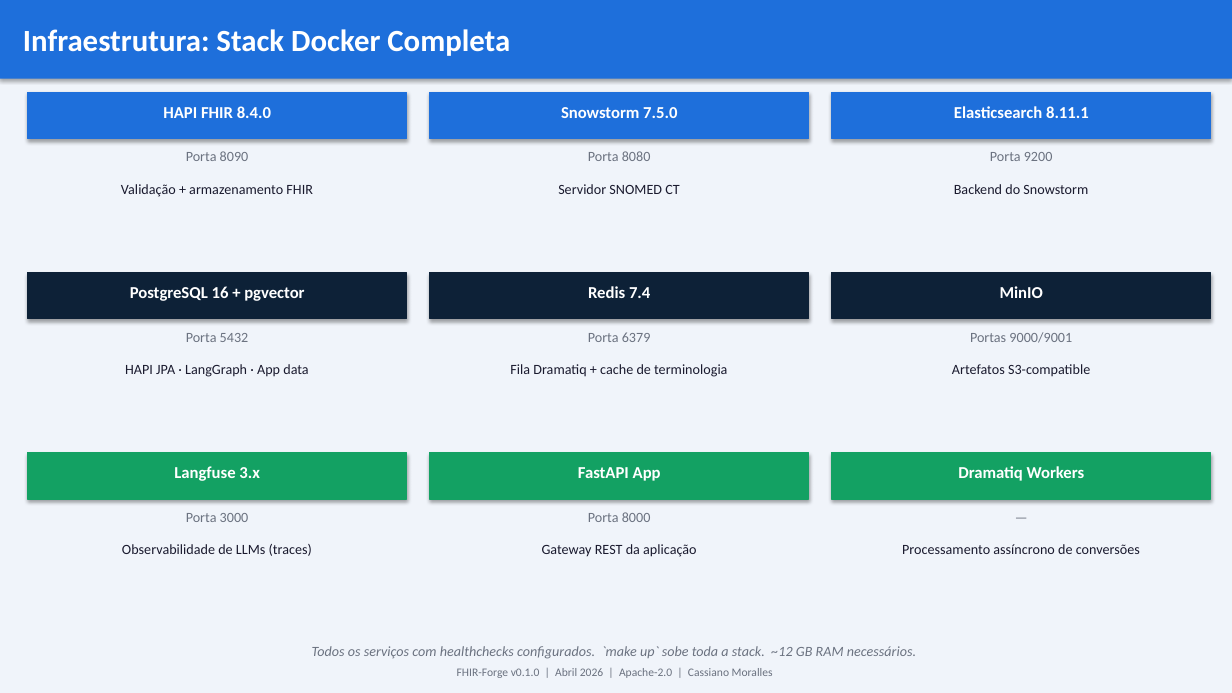
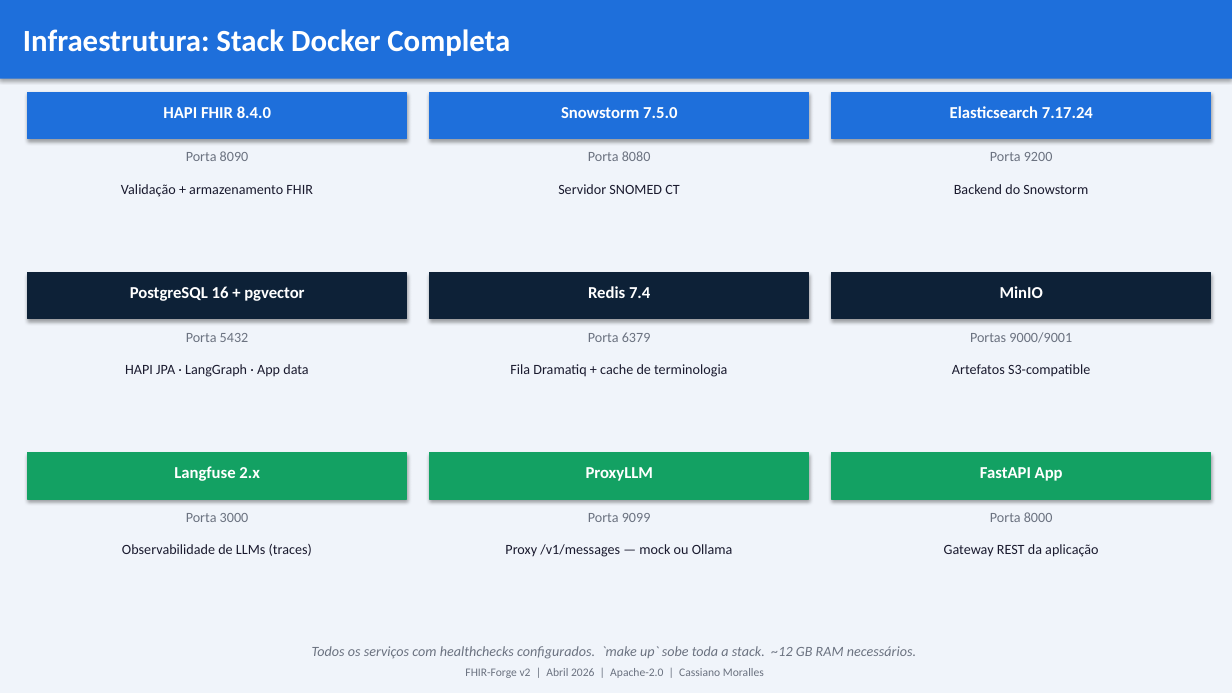
Before and after one commit to cass782019/API2FHIR, a slide deck: slide 9 of docs/fhir-forge-arquitetura.pptx. Drawn at 1232x693 pixels with LibreOffice and Linux fonts; fonts in the diff are those of the drawing. Boxes give left, top, right and bottom in pixels: in the first picture for what was removed or moved away, otherwise in the second. Text is boxed around its words. In the diff, an @@ line names an element or a change of style, - is before the commit and + after.

```diff
--- a/docs/fhir-forge-arquitetura.pptx
+++ b/docs/fhir-forge-arquitetura.pptx
@@ text at [950, 106, 1093, 118]: text changed @@
-Elasticsearch 8.11.1
+Elasticsearch 7.17.24
@@ text at [174, 466, 260, 481]: text changed @@
-Langfuse 3.x
+Langfuse 2.x
@@ text at [586, 467, 653, 481]: text changed @@
-FastAPI App
+ProxyLLM
@@ text at [980, 467, 1063, 481]: text changed @@
-Dramatiq Workers
+FastAPI App
@@ text at [588, 513, 651, 522]: text changed @@
-Porta 8000
+Porta 9099
@@ text at [990, 512, 1053, 522]: text changed @@
-—
+Porta 8000
@@ text at [505, 544, 733, 557]: text changed @@
-Gateway REST da aplicação
+Proxy /v1/messages — mock ou Ollama
@@ text at [944, 544, 1098, 557]: text changed @@
-Processamento assíncrono de conversões
+Gateway REST da aplicação
@@ text at [465, 668, 764, 678]: text changed @@
-FHIR-Forge v0.1.0 | Abril 2026 | Apache-2.0 | Cassiano Moralles
+FHIR-Forge v2 | Abril 2026 | Apache-2.0 | Cassiano Moralles
```
Also in this commit, not shown: 16 other slides changed, 6 other files.
